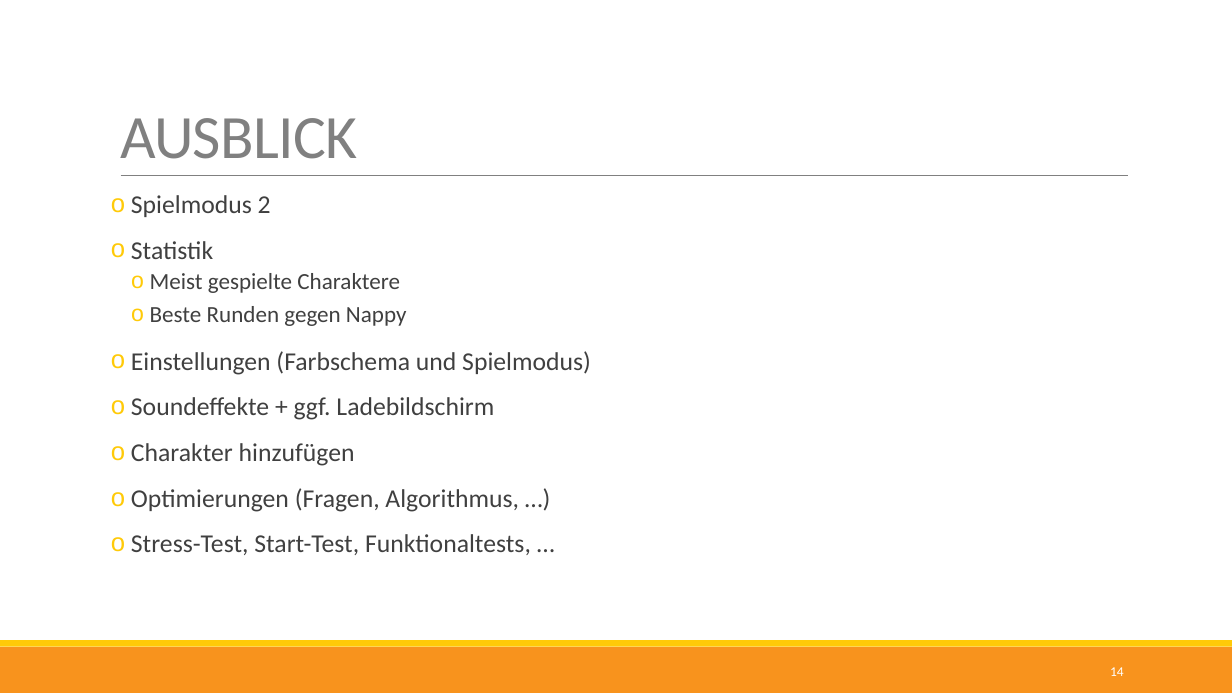
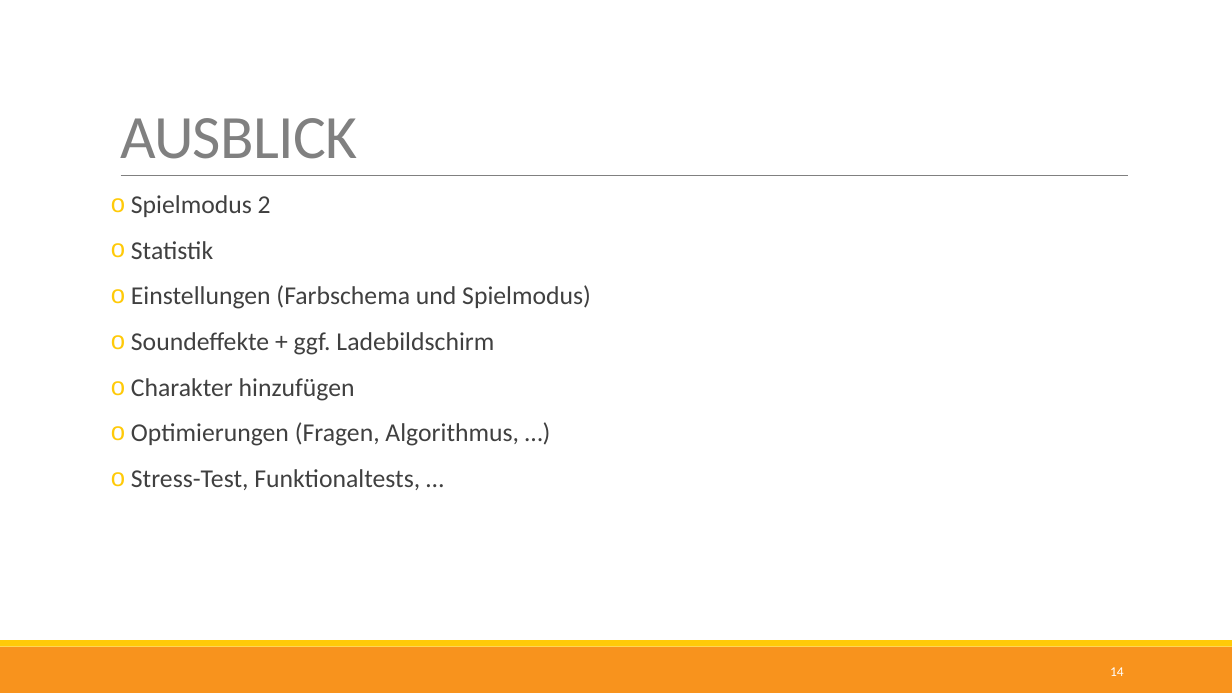
Before and after one commit to nappydevelopment/Nappy-the-ingenious-docs, a slide deck: slide 14 of Midterm-PPP.pptx. Drawn at 1232x693 pixels with LibreOffice and Linux fonts; fonts in the diff are those of the drawing. Boxes give left, top, right and bottom in pixels: in the first picture for what was removed or moved away, otherwise in the second. Text is boxed around its words. In the diff, an @@ line names an element or a change of style, - is before the commit and + after.

```diff
--- a/Midterm-PPP.pptx
+++ b/Midterm-PPP.pptx
@@ text at (150, 273, 407, 326): paragraphs removed @@
-  o Meist gespielte Charaktere
-  o Beste Runden gegen Nappy
@@ text at (131, 469, 420, 490): text changed @@
-o Stress-Test, Start-Test, Funktionaltests, …
+o Stress-Test, Funktionaltests, …
```
Also in this commit, not shown: 6 other slides changed.
